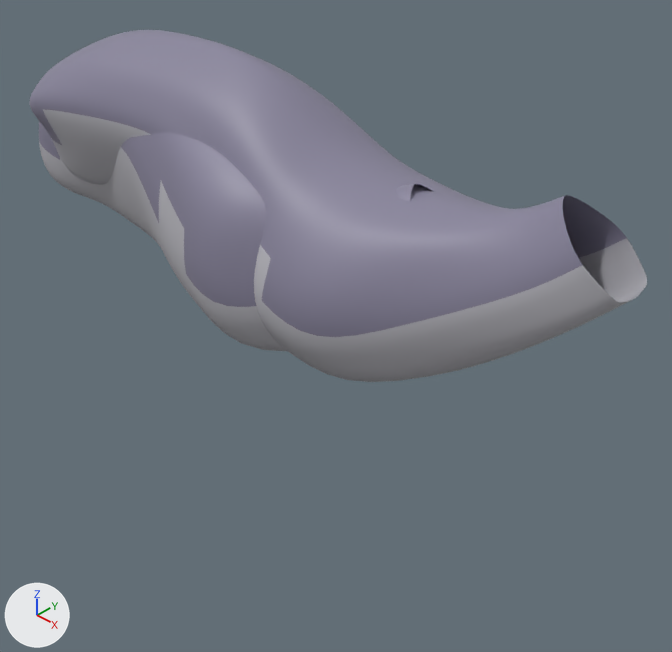
The Blender file Assets/Assets Blender/Fantastic Creature.blend: old version first, new version second.
Camera for both pictures: a 50 mm lens placed at (4.21, -3.25, 2.19), pointed at (0.72, 0.3, -0.87). Arrows for +X, +Y and +Z are at lower left; the lights stay in place. The same objects are shown in both versions, whatever each file hides.

Objects in the first picture: 'Base#1', 'Base#2'.
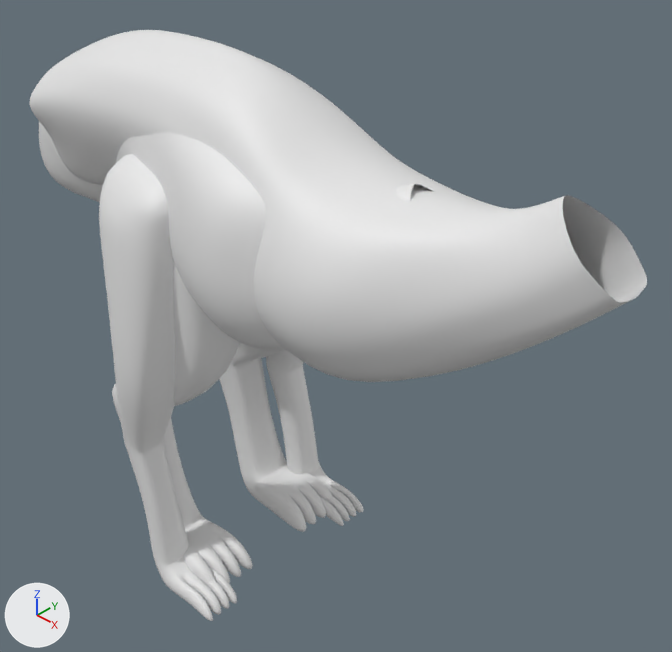
What changed in the scene script:
```text
Change me_cube_008:
    where me_cube_008.from_pydata(...)  # 105 vertices, 88 faces; spans x -1.69..1.92, y 0.0..0.71, z -0.84..0.78
    used by ob_base_1; location = (0.0, 0.0, 0.0)
    me_cube_008 part 1: all 48 faces that had it switch from mat_body_1 (grey #8a869d) to no material
    me_cube_008 part 2: all 40 faces that had it switch from mat_body_2 (light grey #bebdc4) to no material
Change me_cube_010:
    where me_cube_010.from_pydata(...)  # 105 vertices, 88 faces; spans x -1.42..2.75, y 0.0..0.62, z -0.8..0.85
    used by ob_base_2; location = (0.0, 0.0, 0.0)
    me_cube_010 part 3: all 48 faces that had it switch from mat_body_1 (grey #8a869d) to no material
    me_cube_010 part 4: all 40 faces that had it switch from mat_body_2 (light grey #bebdc4) to no material
Add me_cube_004:
    me_cube_004.from_pydata(...)  # 186 vertices, 184 faces; spans x -0.71..0.52, y 0.01..0.65, z -2.84..0.16
    me_cube_004.polygons.foreach_set('use_smooth', [True] * 184)
Add me_cube_003:
    me_cube_003.from_pydata(...)  # 236 vertices, 233 faces; spans x -0.37..0.61, y 0.37..0.86, z -2.86..0.26
    me_cube_003.polygons.foreach_set('use_smooth', [True] * 233)
Add ob_back_paws:
    ob_back_paws = bpy.data.objects.new('Back Paws', me_cube_004)
    ob_back_paws.location = (0.0, 0.0, 0.0)
    _m = ob_back_paws.modifiers.new('Mirror', 'MIRROR')
    _m.use_axis = (False, True, False)
    _m.use_clip = True
    _m = ob_back_paws.modifiers.new('Subdivision', 'SUBSURF')
Add ob_front_paws:
    ob_front_paws = bpy.data.objects.new('Front Paws', me_cube_003)
    ob_front_paws.location = (0.0, 0.0, 0.0)
    _m = ob_front_paws.modifiers.new('Mirror', 'MIRROR')
    _m.use_axis = (False, True, False)
    _m.use_clip = True
    _m = ob_front_paws.modifiers.new('Subdivision', 'SUBSURF')
```

Pixel boxes (x1, y1, x2, y2) of what changed, in the pictures (672 x 652 px):
'Front Paws', added: after (99, 154, 363, 621)
'Back Paws', added: after (112, 263, 332, 586)
part 1 of me_cube_008, recoloured (grey to white): (39, 121, 432, 307) in both
part 2 of me_cube_008, recoloured: (39, 142, 287, 351) in both
part 3 of me_cube_010, recoloured (grey to white): (30, 30, 627, 337) in both
part 4 of me_cube_010, recoloured: (43, 109, 647, 382) in both
